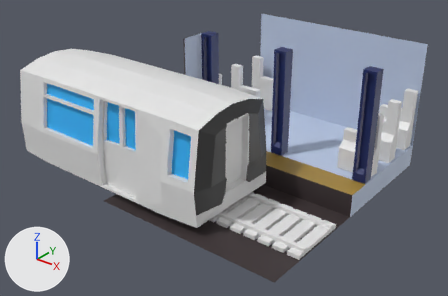
The Blender file subway_platform_2.blend: old version first, new version second.
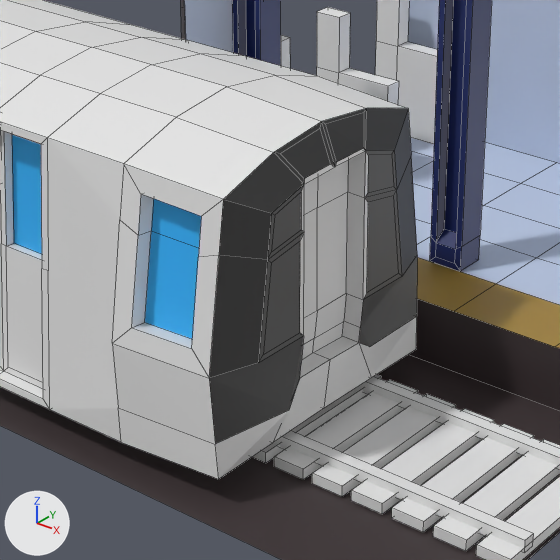
Each version is shown whole from a 50 mm camera at (4.22, -7.82, 4.61) aimed at (-1.18, -1.06, 0.43), then close up on the part from 27% to 71% of the width and 21% to 87% of the height. Arrows for +X, +Y and +Z are at lower left; the lights stay in place. The close-ups show mesh edges as thin lines.

Names of what the first close-up shows: 'Cube', 'Cube.013', 'Cube.015', 'Pillar', 'Pillar 3', 'Rail', 'Sleeper', 'Train'.
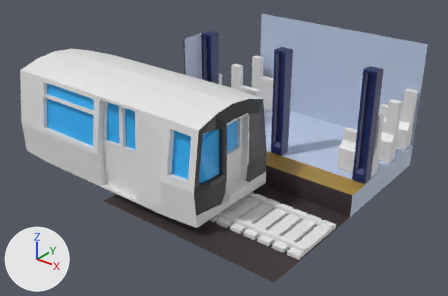
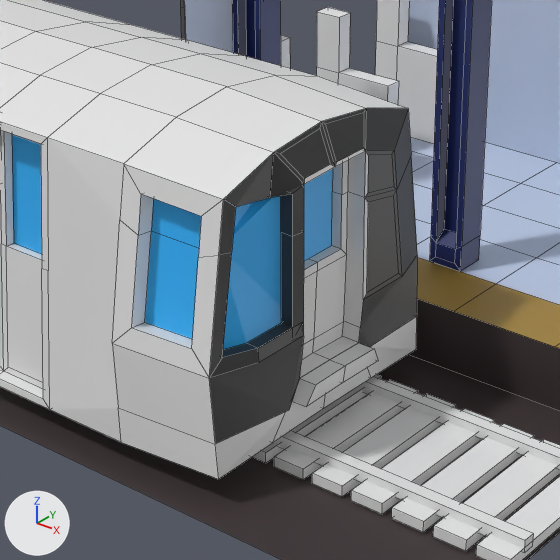
Commit message: More changes to train car

Location of each change, [x1, y1, x2, y2] in pixels of the close-ups (560 x 560 px):
part 1 of me_cube_019, built on: [209, 152, 417, 479] in both

The change, as a diff of the scene's bpy script:
```diff
--- a/subway_platform_2.blend.py
+++ b/subway_platform_2.blend.py
@@ me_cube_019 @@
 # used by ob_train; location = (-1.464, -2.233, 1.093); scale = (1.21, 1.21, 1.21)
-me_cube_019.from_pydata(...)  # 306 vertices, 287 faces; spans x -2.16..1.01, y -0.44..0.94, z -0.8..0.48
+me_cube_019.from_pydata(...)  # 344 vertices, 320 faces; spans x -2.16..1.06, y -0.44..0.94, z -0.8..0.48
+# me_cube_019 part 1
+# 15 vertices are removed from x 0.92..1.0, y -0.21..0.44, z -0.34..0.26
+# 27 faces are deleted
+# 1 vertex moves from x 0.92, y 0.25, z -0.34 to x 0.92, y 0.25, z -0.17
+# 43 vertices are added at x 0.87..1.06, y -0.34..0.48, z -0.62..0.29
+# 5 new vertices lie (0.06, -0.01, 0.0) away from vertices in x 0.87..0.93, y -0.27..0.07, z -0.29..0.29
+# 5 new vertices lie (0.04, 0.0, 0.0) away from vertices in x 0.87, y 0.1..0.4, z 0.09..0.26
+# 44 new faces join them, mat_material_006 (white #e7e7e7)
+# 14 new faces join them, mat_material_005 (black #3b3b3b)
+# 2 new faces join them, mat_material_007 (blue #32b6ff)
 me_cube_019.materials.append(mat_material_005)
```
